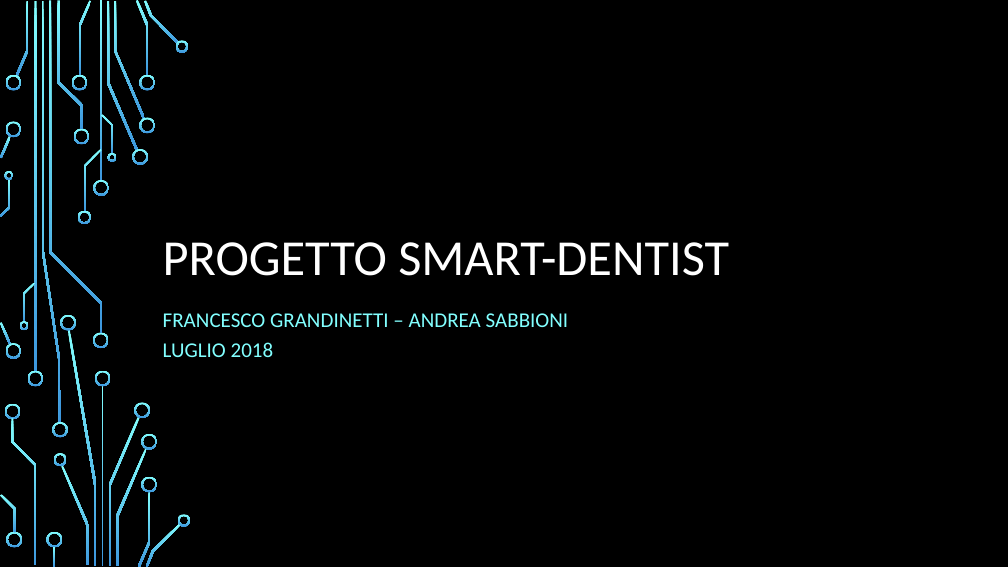
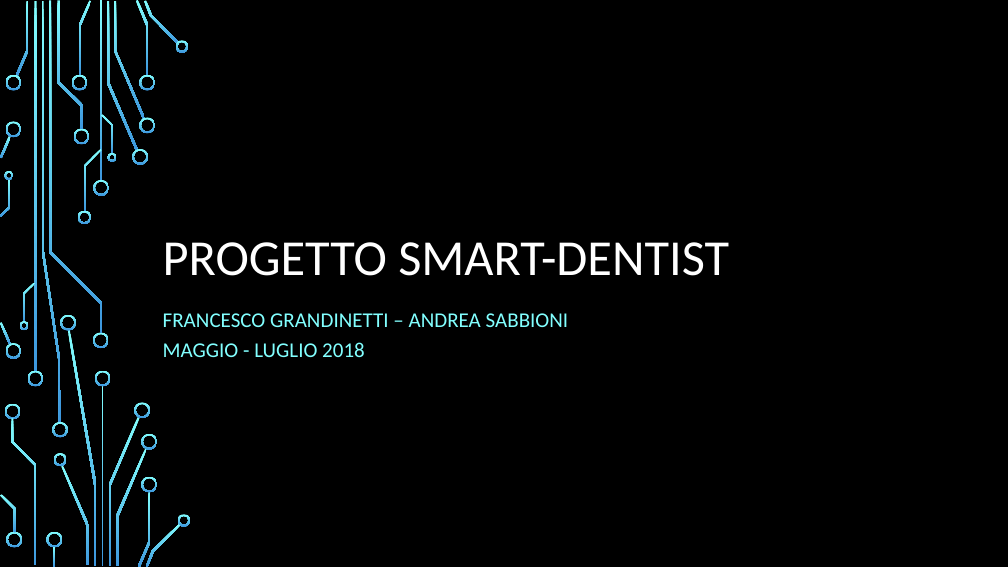
Before and after one commit to FranNetti/smartDentist, a slide deck: slide 1 of documentazione/Presentazione.pptx. Drawn at 1008x567 pixels with LibreOffice and Linux fonts; fonts in the diff are those of the drawing; background and template pictures are left out. Boxes give left, top, right and bottom in pixels: in the first picture for what was removed or moved away, otherwise in the second. Text is boxed around its words. In the diff, an @@ line names an element or a change of style, - is before the commit and + after.

```diff
--- a/documentazione/Presentazione.pptx
+++ b/documentazione/Presentazione.pptx
@@ subtitle at box(163, 313, 569, 357): text changed @@
-FRANCESCO GRANDINETTI – ANDREA SABBIONI
-LUGLIO 2018
+FRANCESCO GRANDINETTI – ANDREA SABBIONI
+MAGGIO - LUGLIO 2018
```
Also in this commit, not shown: 1 other slide changed, 2 slides added, 1 other file.
